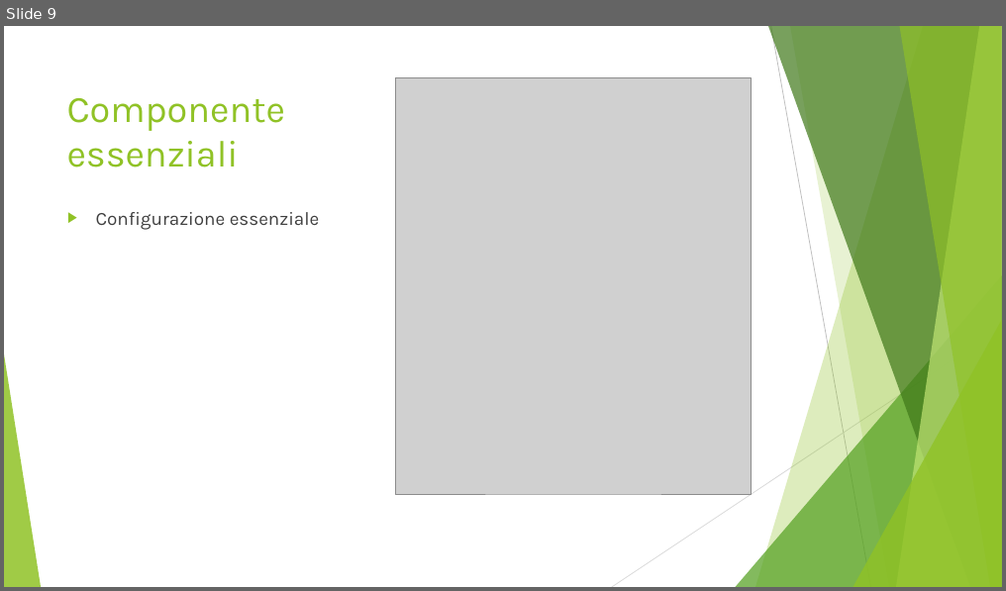
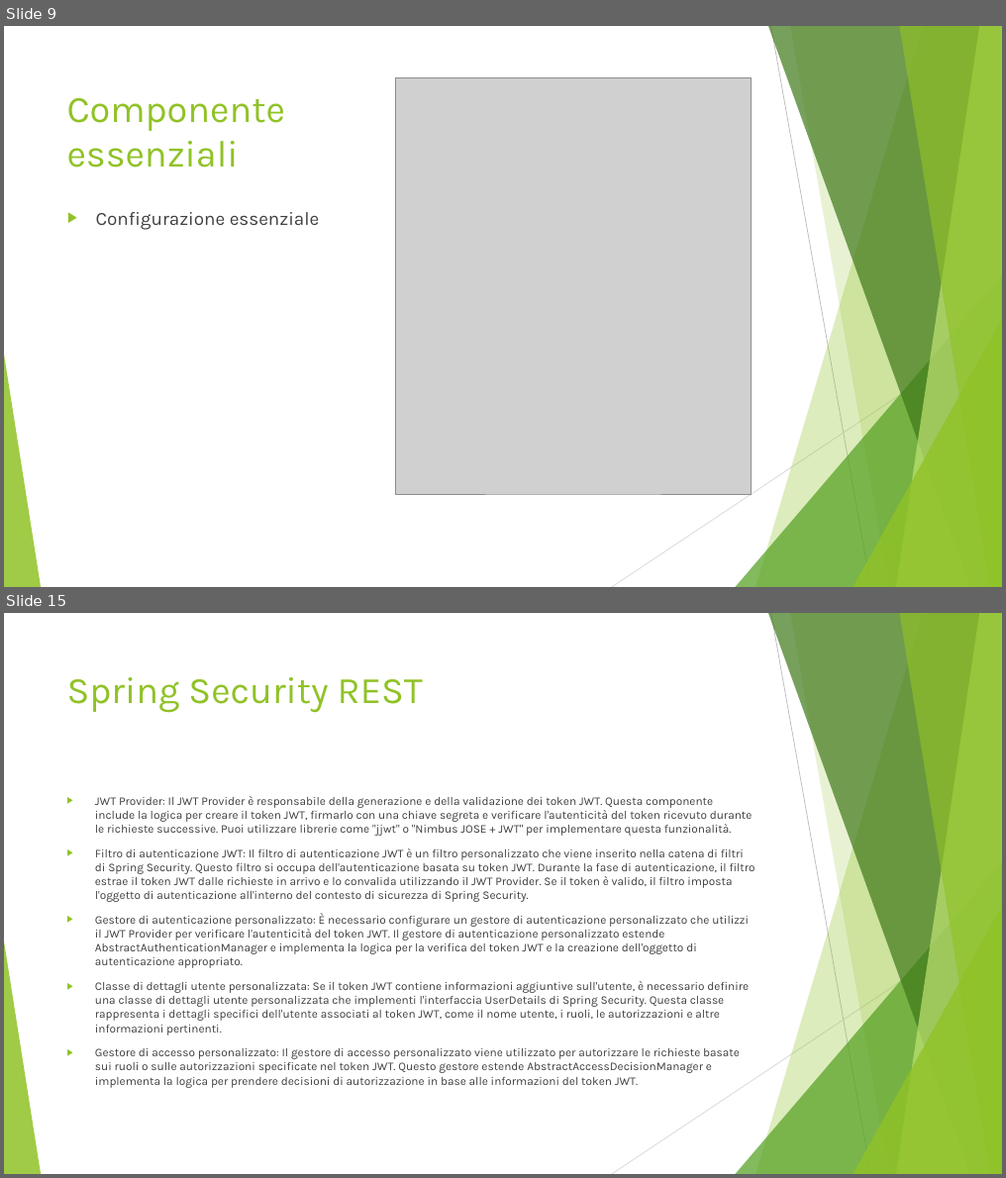
Before and after one commit to AlessandroS94/corso_21122022, a slide deck: Day 8/slide/Spring Boot Security.pptx. Shown one above the other, each under a label of ours: slide 9 before the commit, slides 9 and 15 after it; the slides between them are not shown. The pictures are 1006x591 and 1006x1178 pixels, drawn with LibreOffice and Linux fonts; fonts in the diff are those of the drawing; grey boxes stand for pictures. Boxes give left, top, right and bottom in pixels: in the first picture for what was removed or moved away, otherwise in the second. Text is boxed around its words. In the diff, an @@ line names an element or a change of style, - is before the commit and + after.

```diff
--- a/Day 8/slide/Spring Boot Security.pptx
+++ b/Day 8/slide/Spring Boot Security.pptx
@@ slide 15 added at (x1=4, y1=613, x2=1002, y2=1174), background #FFFFFF; not listed: 10 template elements that a slide beside it also shows @@
@@ title added at (x1=67, y1=677, x2=423, y2=713), 36 pt, text #90C226 @@
+Spring Security REST
@@ text added at (x1=95, y1=796, x2=755, y2=1088), 11.2 pt, text #404040 @@
+▶ JWT Provider: Il JWT Provider è responsabile della generazione e della validazione dei token JWT. Questa componente include la logica per creare il token JWT, firmarlo con una chiave segreta e verificare l'autenticità del token ricevuto durante le richieste successive. Puoi utilizzare librerie come "jjwt" o "Nimbus JOSE + JWT" per implementare questa funzionalità.
+▶ Filtro di autenticazione JWT: Il filtro di autenticazione JWT è un filtro personalizzato che viene inserito nella catena di filtri di Spring Security. Questo filtro si occupa dell'autenticazione basata su token JWT. Durante la fase di autenticazione, il filtro estrae il token JWT dalle richieste in arrivo e lo convalida utilizzando il JWT Provider. Se il token è valido, il filtro imposta l'oggetto di autenticazione all'interno del contesto di sicurezza di Spring Security.
+▶ Gestore di autenticazione personalizzato: È necessario configurare un gestore di autenticazione personalizzato che utilizzi il JWT Provider per verificare l'autenticità del token JWT. Il gestore di autenticazione personalizzato estende AbstractAuthenticationManager e implementa la logica per la verifica del token JWT e la creazione dell'oggetto di autenticazione appropriato.
+▶ Classe di dettagli utente personalizzata: Se il token JWT contiene informazioni aggiuntive sull'utente, è necessario definire una classe di dettagli utente personalizzata che implementi l'interfaccia UserDetails di Spring Security. Questa classe rappresenta i dettagli specifici dell'utente associati al token JWT, come il nome utente, i ruoli, le autorizzazioni e altre informazioni pertinenti.
+▶ Gestore di accesso personalizzato: Il gestore di accesso personalizzato viene utilizzato per autorizzare le richieste basate sui ruoli o sulle autorizzazioni specificate nel token JWT. Questo gestore estende AbstractAccessDecisionManager e implementa la logica per prendere decisioni di autorizzazione in base alle informazioni del token JWT.
```
Also in this commit, not shown: 2 slides changed, 6 other slides added.
